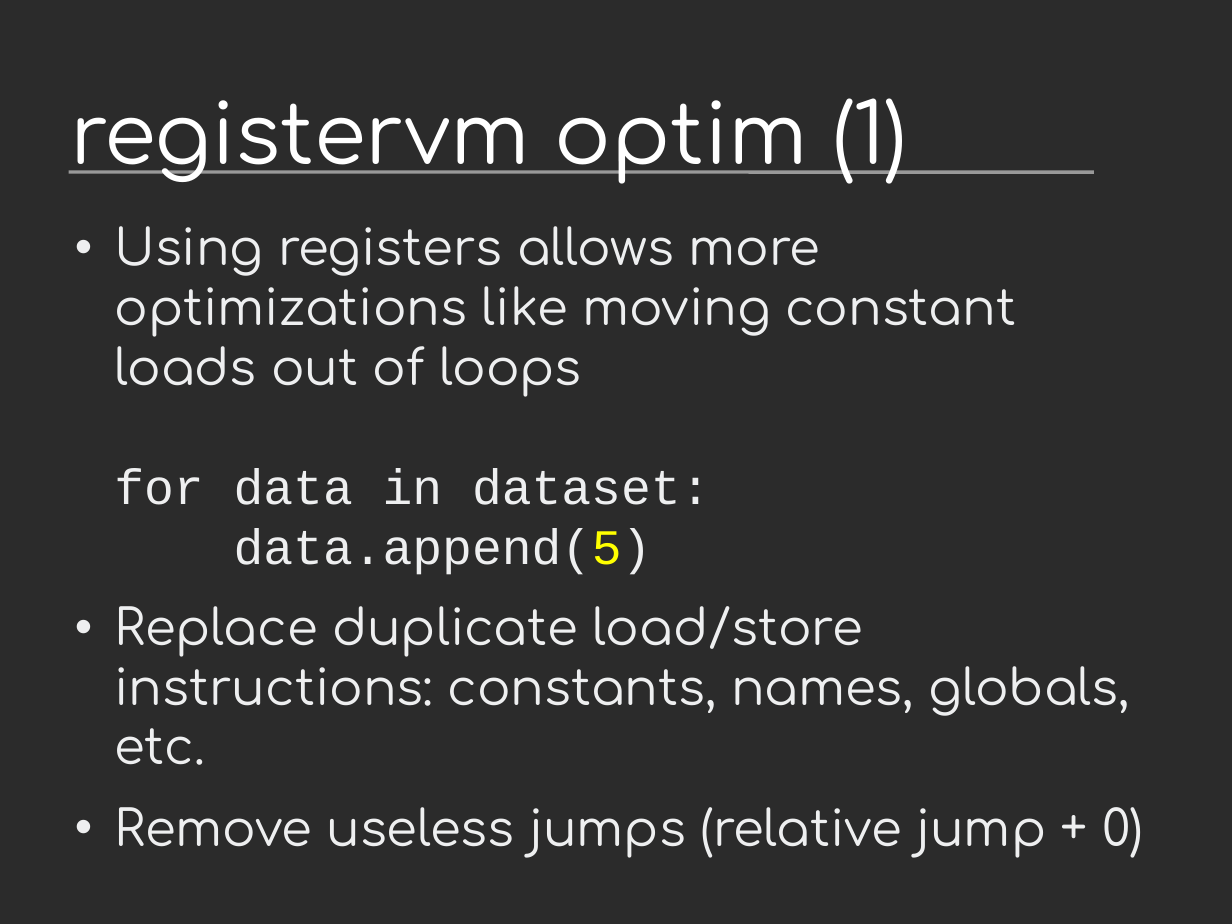
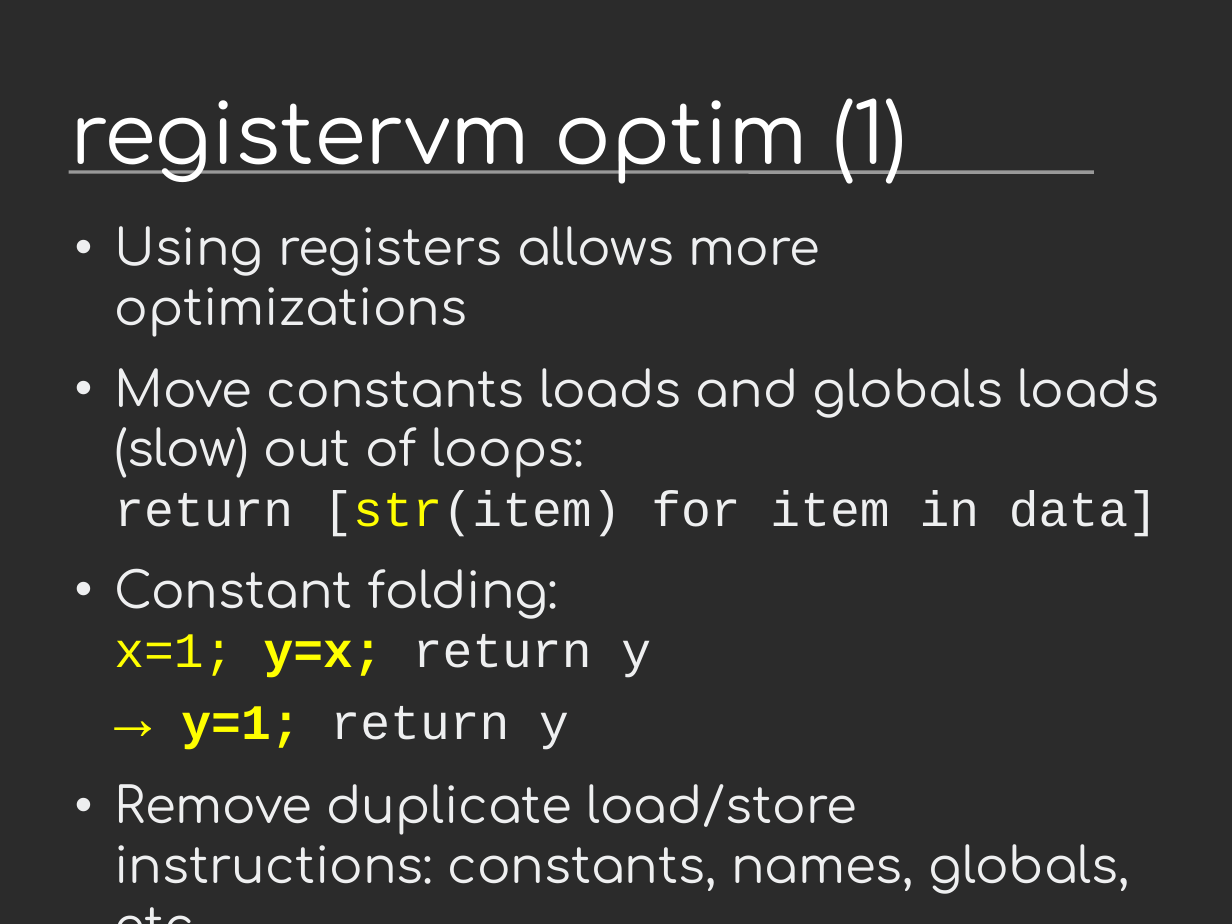
Before and after one commit to vstinner/talks, a slide deck: slide 21 of 2013-FOSDEM/faster_cpython.odp (slide 18 before the commit). Drawn at 1232x924 pixels with LibreOffice and Linux fonts; fonts in the diff are those of the drawing; background and template pictures are left out; a plain dark background stands for a picture behind light text. Boxes give left, top, right and bottom in pixels: in the first picture for what was removed or moved away, otherwise in the second. Text is boxed around its words. In the diff, an @@ line names an element or a change of style, - is before the commit and + after.

```diff
--- a/2013-FOSDEM/faster_cpython.odp
+++ b/2013-FOSDEM/faster_cpython.odp
@@ text at (114, 226, 1159, 894): text changed @@
-• Using registers allows more optimizations like moving constant loads out of loops
-  for data in dataset:
-  data.append(5)
-• Replace duplicate load/store instructions: constants, names, globals, etc.
-• Remove useless jumps (relative jump + 0)
+• Using registers allows more optimizations
+• Move constants loads and globals loads (slow) out of loops:
+  return [str(item) for item in data]
+• Constant folding:
+  x=1; y=x; return y
+  → y=1; return y
+• Remove duplicate load/store instructions: constants, names, globals, etc.
```
Also in this commit, not shown: 14 other slides changed, 5 slides added, 1 other file.
